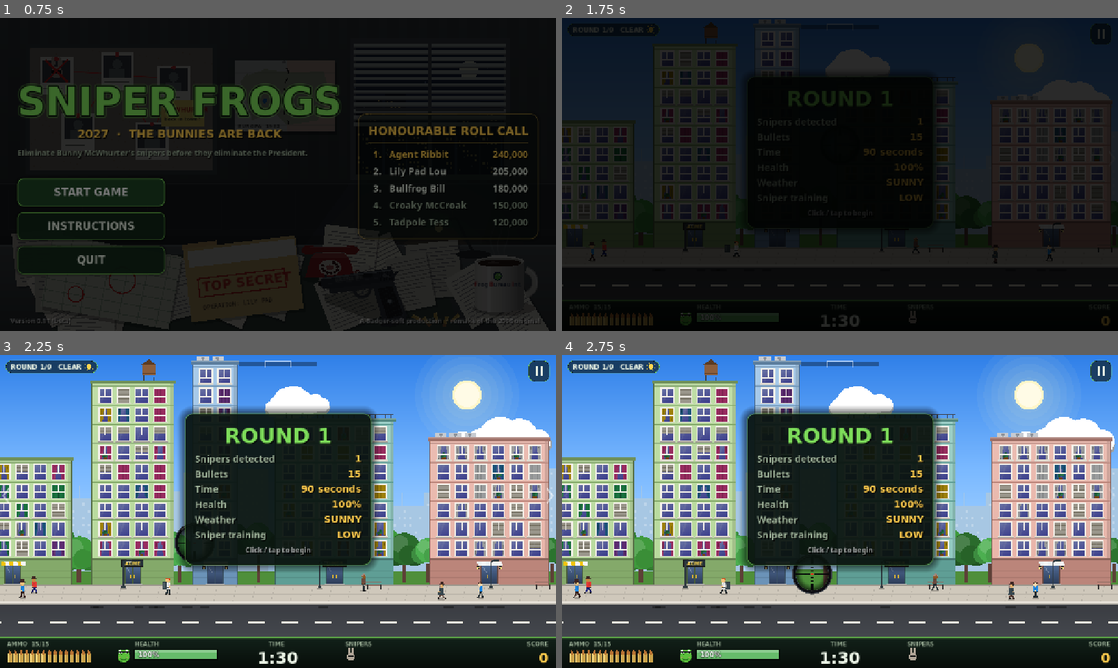
Above: before the commit, frames 1-4 (two rows, left to right).
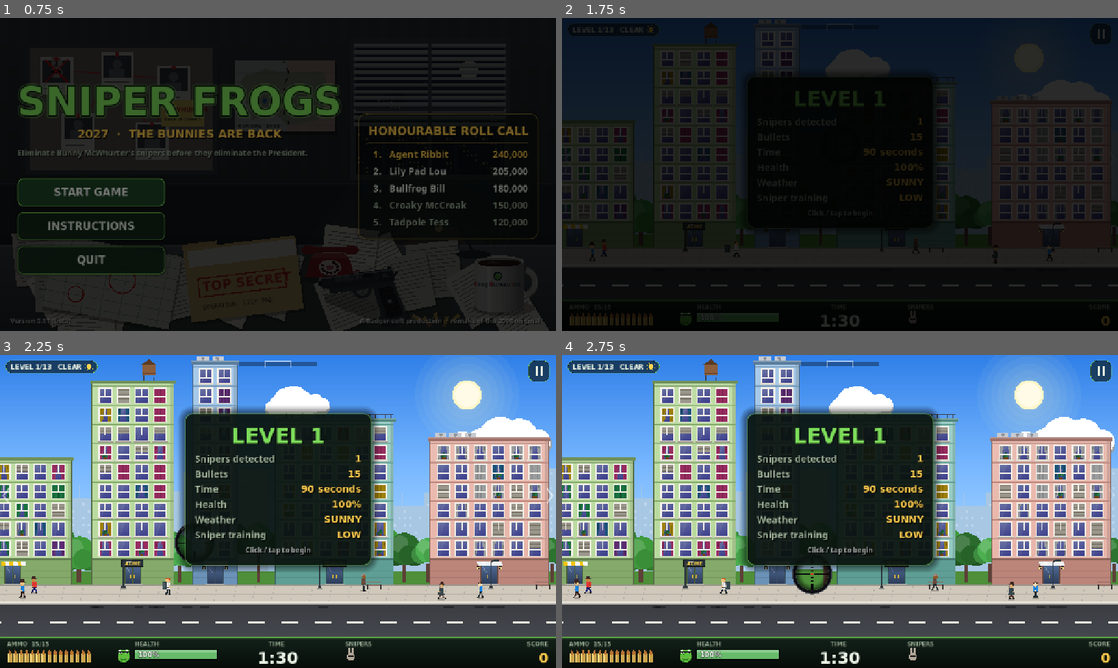
Above: after the commit, the same moments.

Repository: badgersoft/sniperfrogs
Game: Godot game, scene res://scenes/main.tscn
Same seed, same stepped clock (60 frames per second), same inputs: the game is played once before the commit and once after it.
Inputs (mouse positions are in pixels of both pictures, inside the frame that each line leads up to):
- Up to frame 1 (0.75 s): click "START GAME" at 0.5 s
- Up to frame 2 (1.75 s): tap Enter at 1.25 s; drag from (840, 174) to (895, 105) at 1.27 s
- Up to frame 3 (2.25 s): tap Enter at 2 s; drag from (166, 527) to (250, 574) at 2.02 s
- Up to frame 4 (2.75 s): no input

Frame 1 is identical in both runs. In frame 2, 0.4% of the frame differs, in the area x 2-60%, y 2-28%; in frame 3, 0.7%, in the area x 2-60%, y 2-29%; in frame 4, 0.7%.

Commit message:
13-level campaign, persistent health with medic boost, coded clearance
- New level table: levels 1-12 step through 1-4 snipers at low, medium
  and expert training; final level 13 has 6 expert snipers in a storm
  firing every 6-11 s (per-level "shot_interval")
- Health now carries over between levels; after every 3rd level the frog
  gets 25% of current health back (rounded down, capped at 100%), shown
  on the level-complete screen
- Briefing opens with a cipher-text "...Level x clearance granted." line
  that decrypts left to right; final level adds extra warnings
- On-screen wording uses "Level" instead of "Round"; "high" training is
  now "expert"

Co-Authored-By: Claude Opus 5.5 <noreply@anthropic.com>
Claude-Session: https://claude.ai/code/session_01Cr4DJDGexJoQ8Yo9k4y2DL

Diff:
--- a/scripts/autoload/game_state.gd
+++ b/scripts/autoload/game_state.gd
@@ -21,28 +21,40 @@
 const CIVILIAN_PENALTY_MAX := 5000
 const TIME_BONUS_PER_SECOND := 500
 const BUNNY_SHOT_INTERVAL := Vector2(10.0, 20.0)
+## Health carries over between levels; after every HEALTH_BOOST_EVERY levels
+## the frog gets HEALTH_BOOST_FRACTION of their current health back (rounded
+## down, capped at START_HEALTH).
+const HEALTH_BOOST_EVERY := 3
+const HEALTH_BOOST_FRACTION := 0.25
 
-enum Training { LOW, MEDIUM, HIGH }
+enum Training { LOW, MEDIUM, EXPERT }
 enum Weather { CLEAR, STORM }
 
 ## Probability that a bunny sniper MISSES the frog for each training level.
 const MISS_CHANCE := {
 	Training.LOW: 0.75,
 	Training.MEDIUM: 0.5,
-	Training.HIGH: 0.25,
+	Training.EXPERT: 0.25,
 }
 
-## The campaign, exactly as briefed.
+## The campaign: one entry per level. "shot_interval" (optional) overrides
+## BUNNY_SHOT_INTERVAL for that level.
 const ROUNDS := [
-	{"snipers": 1, "weather": Weather.CLEAR, "training": Training.LOW},
-	{"snipers": 2, "weather": Weather.CLEAR, "training": Training.LOW},
-	{"snipers": 3, "weather": Weather.CLEAR, "training": Training.LOW},
-	{"snipers": 1, "weather": Weather.CLEAR, "training": Training.MEDIUM},
-	{"snipers": 2, "weather": Weather.CLEAR, "training": Training.MEDIUM},
-	{"snipers": 3, "weather": Weather.STORM, "training": Training.LOW},
-	{"snipers": 1, "weather": Weather.STORM, "training": Training.HIGH},
-	{"snipers": 2, "weather": Weather.CLEAR, "training": Training.HIGH},
-	{"snipers": 3, "weather": Weather.STORM, "training": Training.HIGH},
+	{"snipers": 1, "weather": Weather.CLEAR, "training": Training.LOW},       # 1
+	{"snipers": 2, "weather": Weather.CLEAR, "training": Training.LOW},       # 2
+	{"snipers": 3, "weather": Weather.CLEAR, "training": Training.LOW},       # 3
+	{"snipers": 4, "weather": Weather.CLEAR, "training": Training.LOW},       # 4
+	{"snipers": 1, "weather": Weather.CLEAR, "training": Training.MEDIUM},    # 5
+	{"snipers": 2, "weather": Weather.CLEAR, "training": Training.MEDIUM},    # 6
+	{"snipers": 3, "weather": Weather.STORM, "training": Training.MEDIUM},    # 7
+	{"snipers": 4, "weather": Weather.STORM, "training": Training.MEDIUM},    # 8
+	{"snipers": 1, "weather": Weather.CLEAR, "training": Training.EXPERT},    # 9
+	{"snipers": 2, "weather": Weather.STORM, "training": Training.EXPERT},    # 10
+	{"snipers": 3, "weather": Weather.CLEAR, "training": Training.EXPERT},    # 11
+	{"snipers": 4, "weather": Weather.STORM, "training": Training.EXPERT},    # 12
+	# Final level: McWhurter's elite, firing far more often.
+	{"snipers": 6, "weather": Weather.STORM, "training": Training.EXPERT,
+		"shot_interval": Vector2(6.0, 11.0)},                                 # 13
 ]
 
 const HIGHSCORE_PATH := "user://honourable_roll_call.cfg"
@@ -59,6 +71,7 @@
 var round_index := 0              # 0-based index into ROUNDS
 var score := 0                    # running total for the campaign
 var round_start_score := 0
+var health := START_HEALTH        # carried from level to level
 
 ## Result of the most recently played round, filled in by the game screen.
 var last_round := {}
@@ -77,6 +90,7 @@
 	round_index = 0
 	score = 0
 	round_start_score = 0
+	health = START_HEALTH
 	last_round = {}
 	game_over_reason = ""
 
@@ -89,6 +103,21 @@
 	return round_index >= ROUNDS.size() - 1
 
 
+func shot_interval() -> Vector2:
+	return current_round().get("shot_interval", BUNNY_SHOT_INTERVAL)
+
+
+## Call once when the current level is won. Every HEALTH_BOOST_EVERY levels
+## the frog is patched up by 25% of their current health (rounded down).
+## Returns the amount added.
+func apply_health_boost() -> int:
+	if (round_index + 1) % HEALTH_BOOST_EVERY != 0 or is_last_round():
+		return 0
+	var boost := mini(int(floor(health * HEALTH_BOOST_FRACTION)), START_HEALTH - health)
+	health += boost
+	return boost
+
+
 ## Civilian penalties can push the running score below zero.
 func add_score(amount: int) -> void:
 	score += amount
@@ -98,7 +127,7 @@
 	match t:
 		Training.LOW: return "low"
 		Training.MEDIUM: return "medium"
-		_: return "high"
+		_: return "expert"
 
 
 func training_adverb(t: int) -> String:
--- a/scripts/game/game.gd
+++ b/scripts/game/game.gd
@@ -85,7 +85,7 @@
 	storm = _cfg.weather == GameState.Weather.STORM
 	bullets = GameState.BULLETS_PER_ROUND
 	time_left = GameState.ROUND_TIME
-	health = GameState.START_HEALTH
+	health = GameState.health
 	snipers_total = _cfg.snipers
 	GameState.round_start_score = GameState.score
 	touch_mode = GameState.is_touch()
@@ -242,7 +242,8 @@
 		used[[b.get_instance_id(), idx]] = true
 		var bunny := Bunny.new()
 		bunny.setup(b, idx, _cfg.training, _rng)
-		bunny.shot_timer = _rng.randf_range(6.0, 15.0) + i * 2.5
+		var iv := GameState.shot_interval()
+		bunny.shot_timer = _rng.randf_range(iv.x * 0.6, iv.y * 0.75) + i * 1.8
 		_bunny_root.add_child(bunny)
 		bunnies.append(bunny)
 
@@ -423,7 +424,8 @@
 		b.shot_timer -= delta
 		b.aiming = b.shot_timer < 1.3
 		if b.shot_timer <= 0.0:
-			b.shot_timer = _rng.randf_range(GameState.BUNNY_SHOT_INTERVAL.x, GameState.BUNNY_SHOT_INTERVAL.y)
+			var iv := GameState.shot_interval()
+			b.shot_timer = _rng.randf_range(iv.x, iv.y)
 			_bunny_fires(b)
 
 
@@ -565,6 +567,8 @@
 
 # ========================================================== round end ===
 func _finish_round_won() -> void:
+	GameState.health = int(health)
+	var boost := GameState.apply_health_boost()
 	GameState.last_round = {
 		"round": GameState.round_index + 1,
 		"snipers": snipers_total,
@@ -575,6 +579,7 @@
 		"time_left": int(ceil(time_left)),
 		"bullets_left": bullets,
 		"health": int(health),
+		"health_boost": boost,
 	}
 	state = State.DONE    # freeze while fading out
 	main.goto("round_end", 0.6)
--- a/scripts/game/hud.gd
+++ b/scripts/game/hud.gd
@@ -104,7 +104,7 @@
 
 	# --- Round pill + weather (top-left)
 	var stormy: bool = game.storm
-	var pill := "ROUND %d/%d   %s" % [GameState.round_index + 1, GameState.ROUNDS.size(), "STORM" if stormy else "CLEAR"]
+	var pill := "LEVEL %d/%d   %s" % [GameState.round_index + 1, GameState.ROUNDS.size(), "STORM" if stormy else "CLEAR"]
 	var pw := title.get_string_size(pill, HORIZONTAL_ALIGNMENT_LEFT, -1, 15).x + 50
 	var pr := Rect2(12, 12, pw, 30)
 	draw_style_box(_pill_box(), pr)
--- a/scripts/game/overlay.gd
+++ b/scripts/game/overlay.gd
@@ -190,7 +190,8 @@
 	var v := VBoxContainer.new()
 	v.add_theme_constant_override("separation", 8)
 	_intro.add_child(v)
-	var title := UIKit.label("ROUND %d" % (GameState.round_index + 1), 48, UIKit.GREEN, UIKit.title_font())
+	var title_text := "FINAL LEVEL %d" if GameState.is_last_round() else "LEVEL %d"
+	var title := UIKit.label(title_text % (GameState.round_index + 1), 48, UIKit.GREEN, UIKit.title_font())
 	title.horizontal_alignment = HORIZONTAL_ALIGNMENT_CENTER
 	v.add_child(title)
 	var grid := GridContainer.new()
@@ -203,10 +204,12 @@
 		["Snipers detected", str(cfg.snipers)],
 		["Bullets", str(GameState.BULLETS_PER_ROUND)],
 		["Time", "%d seconds" % int(GameState.ROUND_TIME)],
-		["Health", "%d%%" % GameState.START_HEALTH],
+		["Health", "%d%%" % GameState.health],
 		["Weather", "STORMY" if stormy else "SUNNY"],
 		["Sniper training", GameState.training_name(cfg.training).to_upper()],
 	]
+	if cfg.has("shot_interval"):
+		rows.append(["Warning", "RAPID FIRE"])
 	for r in rows:
 		grid.add_child(UIKit.label(r[0], 22, UIKit.TEXT_DIM))
 		var val := UIKit.label(r[1], 22, UIKit.GOLD, UIKit.title_font())
--- a/scripts/screens/briefing.gd
+++ b/scripts/screens/briefing.gd
@@ -46,7 +46,7 @@
 	var top := 70.0
 	# Header bar.
 	var r := GameState.round_index + 1
-	draw_string(font, Vector2(x, 38), "frog@hq:~$ secure_link --round %d/%d" % [r, GameState.ROUNDS.size()],
+	draw_string(font, Vector2(x, 38), "frog@hq:~$ secure_link --level %d/%d" % [r, GameState.ROUNDS.size()],
 		HORIZONTAL_ALIGNMENT_LEFT, -1, 16, Color(UIKit.TERMINAL, 0.45))
 	draw_line(Vector2(x, 50), Vector2(size.x - x, 50), Color(UIKit.TERMINAL, 0.2), 1)
 
@@ -132,6 +132,39 @@
 	return true
 
 
+## Types `text` as scrambled cipher characters, then resolves it left to
+## right into plain text while the unresolved tail keeps scrambling.
+func _decode_line(text: String) -> bool:
+	const CIPHER := "#$%&*@!?<>/\\|=+~0123456789ABCDEFXZ"
+	var scrambled := ""
+	for i in text.length():
+		scrambled += " " if text[i] == " " else CIPHER[_rng.randi() % CIPHER.length()]
+	# Cipher text streams in.
+	for i in text.length():
+		_typing = scrambled.substr(0, i + 1)
+		if i % 2 == 0:
+			Sfx.play_varied("type", -12.0, 0.3)
+		if not await _wait(0.012):
+			return false
+	if not await _wait(0.35):
+		return false
+	# Decrypt.
+	var resolved := 0
+	while resolved < text.length():
+		resolved = mini(text.length(), resolved + 1)
+		var line := text.substr(0, resolved)
+		for i in range(resolved, text.length()):
+			line += " " if text[i] == " " else CIPHER[_rng.randi() % CIPHER.length()]
+		_typing = line
+		if resolved % 3 == 0:
+			Sfx.play_varied("tick", -16.0, 0.2)
+		if not await _wait(0.03):
+			return false
+	_typing = text
+	Sfx.play("accept", -10.0)
+	return true
+
+
 func _commit() -> void:
 	_lines.append(_typing)
 	_typing = ""
@@ -143,12 +176,19 @@
 	var trained: String = {
 		GameState.Training.LOW: "low-level trained",
 		GameState.Training.MEDIUM: "medium trained",
-		GameState.Training.HIGH: "highly trained",
+		GameState.Training.EXPERT: "expertly trained",
 	}[cfg.training]
 	var weather := "good. Clear skies." if cfg.weather == GameState.Weather.CLEAR else "bad. Storms and lightning."
 
 	# Idle blinking cursor before the link wakes up.
-	if not await _wait(2.4):
+	if not await _wait(2.0):
+		return
+	# Coded clearance message: arrives as cipher text, then decrypts.
+	var level := GameState.round_index + 1
+	if not await _decode_line("...Level %d clearance granted." % level):
+		return
+	_commit()
+	if not await _wait(0.5):
 		return
 	var script_lines := [
 		"...Operation initiated.",
@@ -157,6 +197,9 @@
 		"...They are %s." % trained,
 		"...The weather is %s" % weather,
 	]
+	if GameState.is_last_round():
+		script_lines.insert(1, "...FINAL OPERATION. McWhurter's elite are in position.")
+		script_lines.append("...Expect rapid fire.")
 	for l in script_lines:
 		if not await _type_line(l):
 			return
--- a/scripts/screens/game_over.gd
+++ b/scripts/screens/game_over.gd
@@ -42,7 +42,7 @@
 			sub = "Bunny McWhurter's snipers got to you first. The President is on their own."
 		_:
 			title = "MISSION FAILED"
-			sub = "The presidential limousine has been destroyed. The Bunnies have won this round."
+			sub = "The presidential limousine has been destroyed. The Bunnies have won this level."
 	var t := UIKit.label(title, 50, UIKit.GOLD if won else UIKit.RED, UIKit.title_font())
 	t.horizontal_alignment = HORIZONTAL_ALIGNMENT_CENTER
 	t.add_theme_constant_override("outline_size", 10)
@@ -54,7 +54,7 @@
 	s.custom_minimum_size.x = 560
 	_box.add_child(s)
 
-	var info := UIKit.label("Reached round %d of %d" % [GameState.round_index + 1, GameState.ROUNDS.size()], 20, UIKit.TEXT)
+	var info := UIKit.label("Reached level %d of %d" % [GameState.round_index + 1, GameState.ROUNDS.size()], 20, UIKit.TEXT)
 	info.horizontal_alignment = HORIZONTAL_ALIGNMENT_CENTER
 	_box.add_child(info)
 	var sc := UIKit.label("FINAL SCORE  " + Hud._fmt(GameState.score), 38, UIKit.GOLD, UIKit.title_font())
--- a/scripts/screens/instructions.gd
+++ b/scripts/screens/instructions.gd
@@ -12,8 +12,8 @@
 	["Find them", "Bunny snipers hide behind ordinary-looking windows. They only show up through your scope - sweep it across the buildings to spot them."],
 	["Watch for flashes", "When a bunny takes a shot there's a muzzle flash at their window. In storms, thunder and lightning can hide it."],
 	["Take the shot", "15 bullets, 90 seconds. Each bunny is worth 10,000 points. Hitting a civilian costs you 1,000 - 5,000."],
-	["Stay alive", "Bunnies shoot back. Each hit costs around 25% health. Better-trained bunnies miss less often."],
-	["Save the President", "If time runs out, the presidential limousine arrives... and you've failed. Clear the round early for 500 points per second left."],
+	["Stay alive", "Bunnies shoot back. Each hit costs around 25% health, and your health carries over from level to level. Every 3 levels a field medic restores 25% of what you have left. Better-trained bunnies miss less often."],
+	["Save the President", "If time runs out, the presidential limousine arrives... and you've failed. Clear the level early for 500 points per second left. Survive all 13 levels to win."],
 ]
 
 
--- a/scripts/screens/round_end.gd
+++ b/scripts/screens/round_end.gd
@@ -38,7 +38,7 @@
 	v.add_theme_constant_override("separation", 10)
 	panel.add_child(v)
 
-	var head := UIKit.label("ROUND %d COMPLETE" % int(r.get("round", 1)), 46, UIKit.GREEN, UIKit.title_font())
+	var head := UIKit.label("LEVEL %d COMPLETE" % int(r.get("round", 1)), 46, UIKit.GREEN, UIKit.title_font())
 	head.horizontal_alignment = HORIZONTAL_ALIGNMENT_CENTER
 	v.add_child(head)
 	var sub := UIKit.label("The President lives to govern another day.", 19, UIKit.TEXT_DIM)
@@ -55,7 +55,10 @@
 	_row(grid, "Snipers eliminated  (%d x 10,000)" % kills, "+" + Hud._fmt(int(r.get("kill_points", 0))), UIKit.GREEN)
 	var civ := int(r.get("civilians", 0))
 	_row(grid, "Civilian casualties  (%d)" % civ, ("-" + Hud._fmt(int(r.get("penalty", 0)))) if civ > 0 else "0", UIKit.RED if civ > 0 else UIKit.TEXT)
-	_row(grid, "Health remaining", "%d%%" % int(r.get("health", 100)), UIKit.TEXT)
+	var boost := int(r.get("health_boost", 0))
+	_row(grid, "Health carried forward", "%d%%" % int(r.get("health", 100)), UIKit.TEXT)
+	if boost > 0:
+		_row(grid, "Field medic boost  (every 3 levels)", "+%d%%  ->  %d%%" % [boost, GameState.health], UIKit.GREEN)
 	_row(grid, "Bullets remaining", str(int(r.get("bullets_left", 0))), UIKit.TEXT)
 	_time_val = _row(grid, "Seconds left on the clock", "%ds" % _secs, UIKit.TEXT)
 	_bonus_val = _row(grid, "Time bonus  (500 / second)", "+0", UIKit.GOLD)
Not shown, changed: README.md
